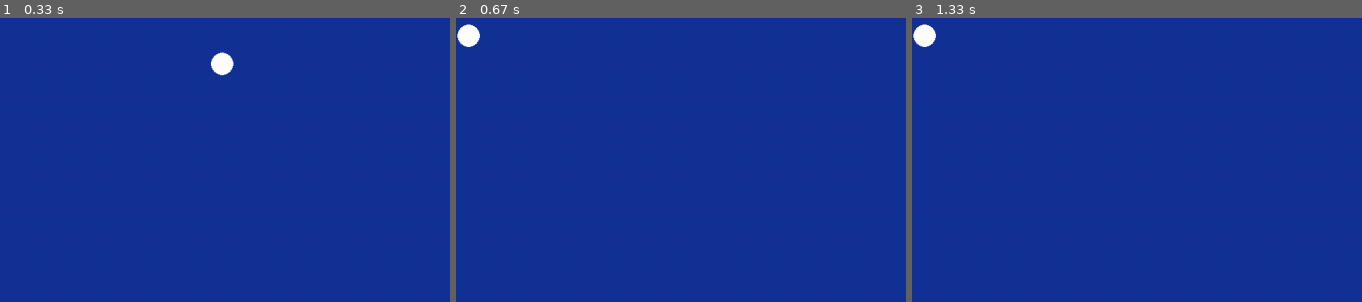
Above: before the commit, frames 1-3 (left to right).
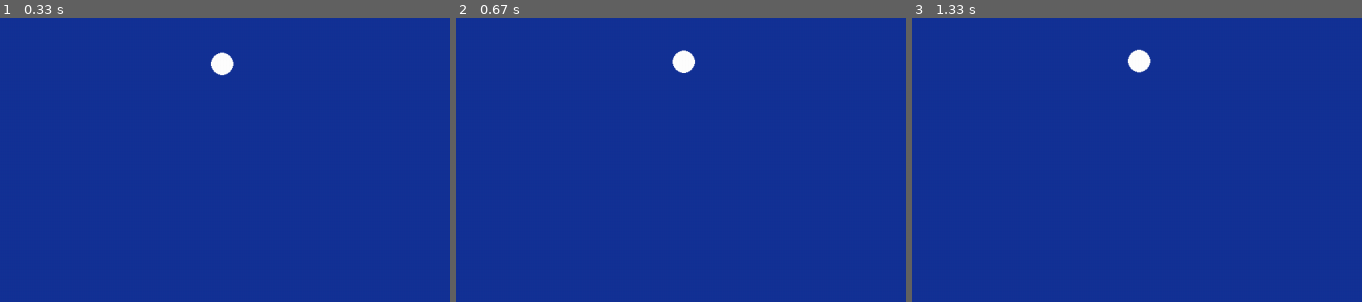
Above: after the commit, the same moments.

Repository: RobT0g/PygameSimulations
Game: pygame game, started from example3.py
The game is run twice, just before and just after one commit, with the same random seed, the same clock (stepped at 60 frames per second) and the same inputs.
Inputs (mouse positions are % of the whole screen's width and height, from its top left):
- Up to frame 1 (0.33 s): no input
- Up to frame 2 (0.67 s): press the mouse at (50, 48) at 0.37 s; move the mouse to (38, 45) at 0.47 s; release the mouse at (26, 42) at 0.6 s
- Up to frame 3 (1.33 s): press the mouse at (50, 48) at 0.7 s; move the mouse to (58, 24) at 0.8 s; release the mouse at (outside the picture) at 0.93 s; press the mouse at (50, 48) at 1.03 s; move the mouse to (51, 25) at 1.13 s; release the mouse at (52, 1) at 1.27 s
The pictures show only the part of the screen within x 0-50%, y 0-50%; the shares and areas given below are measured in that part.

Frame 1 is identical in both runs. In frame 2, 0.6% of the frame differs, in the area x 0-54%, y 2-20%; in frame 3, 0.7%.

Commit message:
fixing collisions

Diff:
--- a/example3.py
+++ b/example3.py
@@ -4,9 +4,11 @@
 
 pygame.init()
 
-# Starting Position and Speed
+# Starting Position, Speed and Gravity
 starting_pos = [300, 200]
 starting_speed = [5, -10]
+gravity_accel = 10
+ground_level = 32
 
 # Setting screen size
 pixel_size = 32
@@ -18,12 +20,12 @@
 # Creating Screen Frame
 frame = pygame.Surface((screen_width, screen_height))
 frame.fill((20, 50, 150))
-ground_level = screen_height - pixel_size
+ground_level = screen_height - ground_level
 pygame.draw.rect(frame, (0, 255, 0), (0, ground_level, screen_width, pixel_size))
 
 # Setting refresh rate
-refresh = 50
-timeStep = 100
+refresh = 25
+timeStep = 150
 clock = pygame.time.Clock()
 update = pygame.USEREVENT + 1
 pygame.time.set_timer(update, refresh)
@@ -31,43 +33,49 @@
 # Creating ball
 ball = pygame.Surface((pixel_size, pixel_size), pygame.SRCALPHA)
 pygame.draw.circle(ball, (255, 255, 255), (pixel_size//2, pixel_size//2), pixel_size//2)
+
+# Formula Values
+space_initial = starting_pos[:]
+velocity_initial = starting_speed[:]
 current_pos = starting_pos[:]
+current_speed = starting_speed[:]
 current_time = 0
-speed = starting_speed[:]
-
-# Creating Gravity
-gravity_accel = 10 # m/s^2
-gravity = [0, gravity_accel]
+time_modifier = [0, 0]
 
 # Pause Variable
 paused = True
 
 def update_variables():
-    global current_pos, current_time, speed
+    global current_pos, current_time, speed, paused
 
     if paused:
         return
 
     # Incrementing time
     current_time += timeStep
+    formula_time = [(current_time - i)/1000 for i in time_modifier]
+    if current_time/1000 >= 12.84: paused = True
 
     # Updating ball position
-    current_pos[0] = starting_speed[0]*current_time/1000
-    if (repetition:=current_pos[0]//screen_width) > 0:
-        pass
+    current_pos[0] = space_initial[0] + velocity_initial[0]*formula_time[0]
+    current_pos[1] = space_initial[1] + velocity_initial[1]*formula_time[1] + (gravity_accel*(formula_time[1]**2))/2
 
-    current_pos[1] += speed[1]
+    # Updating speed values
+    current_speed[1] = velocity_initial[1] + gravity_accel*formula_time[1]
 
-    # Updating speed
-    speed[0] += gravity[0]*timeStep/1000
-    speed[1] += gravity[1]*timeStep/1000
+def check_collision_at_y_axis():
+    # if current_pos[1] + ball.get_size()[1] < ground_level:
+    #     return
 
-def check_collision():
-    if current_pos[1] + ball.get_size()[1] < ground_level:
-        return
+    delta = (4*velocity_initial[1]**2) - 4 * gravity_accel * (2*space_initial[1] - 2*ground_level + 2*ball.get_size()[1])
+    collision_time = (-2*velocity_initial[1] + math.sqrt(delta))/(2*gravity_accel)
+    print(collision_time)
 
-    current_pos[1] = ground_level - ball.get_size()[1]
-    speed[1] = -math.sqrt(2*gravity_accel*(ground_level - starting_pos[1] - ball.get_size()[1]))
+    # velocity_initial[1] = -0.85 * velocity_initial[1]
+    # if abs(velocity_initial[1]) < 1:
+    #     velocity_initial[1] = 0
+
+check_collision_at_y_axis()
 
 # Main Loop
 running = True
@@ -90,4 +98,4 @@
             pygame.display.flip()
 
             update_variables()
-            check_collision()
+            #check_collision()
